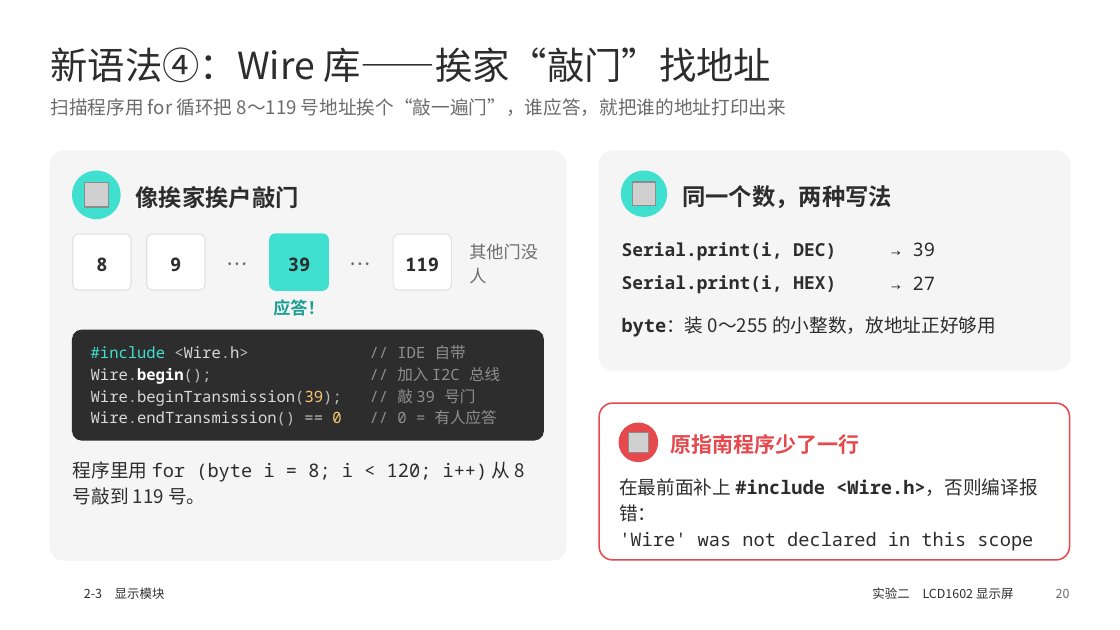
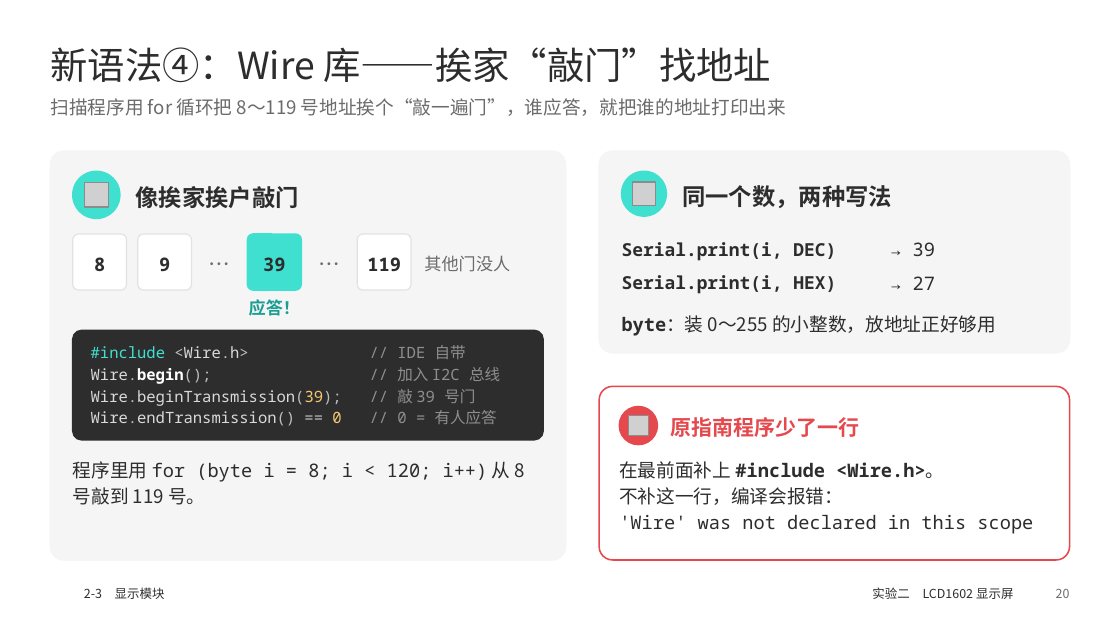
Before and after one commit to memoryzm214/Ericzm214, a slide deck: slide 20 of arduino-ppt/output/2-3_WS2812灯环_LCD1602.pptx. Drawn at 1120x630 pixels with LibreOffice and Linux fonts; fonts in the diff are those of the drawing; grey boxes stand for pictures; background and template pictures are left out. Boxes give left, top, right and bottom in pixels: in the first picture for what was removed or moved away, otherwise in the second. Text is boxed around its words. In the diff, an @@ line names an element or a change of style, - is before the commit and + after.

```diff
--- a/arduino-ppt/output/2-3_WS2812灯环_LCD1602.pptx
+++ b/arduino-ppt/output/2-3_WS2812灯环_LCD1602.pptx
@@ rounded rectangle: place and size @@
-rounded rectangle at (73,234,131,290)
+rounded rectangle at (73,234,127,290)
@@ text "9": place and size @@
-text "9" at (170,257,181,271)
+text "9" at (159,257,170,271)
@@ rounded rectangle: place and size @@
-rounded rectangle at (147,234,205,290)
+rounded rectangle at (138,234,192,290)
@@ text "…": place and size @@
-text "…" at (221,234,254,290)
+text "…" at (203,234,236,290)
@@ text "39": place and size @@
-text "39" at (288,257,310,271)
+text "39" at (263,257,285,271)
@@ rounded rectangle: place and size @@
-rounded rectangle at (270,234,328,290)
+rounded rectangle at (248,234,301,290)
@@ text "…": place and size @@
-text "…" at (344,234,377,290)
+text "…" at (312,234,346,290)
@@ text "119": place and size @@
-text "119" at (405,257,439,271)
+text "119" at (367,257,401,271)
@@ proportions changed in 5 elements at (73,234,127,290), (138,234,192,290), (599,386,1070,560), (248,234,301,290), (357,234,411,290) @@
@@ rounded rectangle: place and size @@
-rounded rectangle at (393,234,451,290)
+rounded rectangle at (357,234,411,290)
@@ text "其他门没人" rewrapped from (469,243,538,283) to (424,255,510,272) @@
@@ text "应答！": place and size @@
-text "应答！" at (273,299,324,316)
+text "应答！" at (249,299,300,316)
@@ rounded rectangle: place and size @@
-rounded rectangle at (599,403,1070,560)
+rounded rectangle at (599,386,1070,560)
@@ 1 picture, 1 text, 1 ellipse: place and size @@
-1 picture, 1 text, 1 ellipse at (619,423,859,461)
+1 picture, 1 text, 1 ellipse at (619,407,859,445)
@@ text at (619,461,944,505): text changed; font Noto Sans Mono to Noto Sans CJK SC; bold off @@
-在最前面补上 #include <Wire.h>，否则编译报错：
+在最前面补上 #include <Wire.h>。
+不补这一行，编译会报错：
@@ text "在最前面补上 #include <Wire.h>。": place and size @@
-text "在最前面补上 #include <Wire.h>。" at (619,478,1038,551)
+text "在最前面补上 #include <Wire.h>。" at (619,461,1033,534)
```
Also in this commit, not shown: 20 other slides changed, 3 other files.
